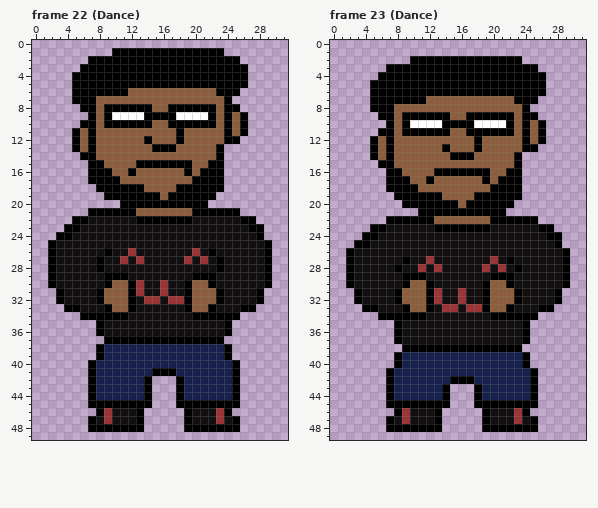
One commit to this pixel-art file: WIP/Eddy.aseprite. Above is the file before it was changed.
32x50 pixels, 24 frames. Colours within 5 levels of each other are drawn and written as one. Shown: frame 22 (Dance), frame 23 (Dance). The commit also changed other frames, which this record leaves out.
The same view after the edit:
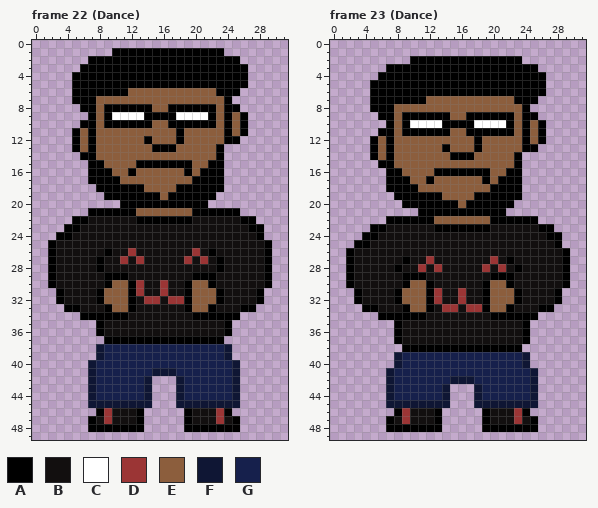
Palette (. is transparent): A #000000  B #120f0f  C #ffffff  D #9b3535  E #8c5e3d  F #0f1634  G #16204c
The edit:
--- frame 22 (Dance)
@@ x 0..31 @@
 37 .........AAAAAAAAAAAAAAA........
-38 ........AGGGGGGGGGGGGGGGA.......
-39 ........AGGGGGGGGGGGGGGGA.......
-40 .......AGGGGGGGGGGGGGGGGGA......
-41 .......AGGGGGGGAAAGGGGGGGA......
-42 .......AGGGGGGA...AGGGGGGA......
-43 .......AGGGGGGA...AGGGGGGA......
-44 .......AGGGGGGA...AGGGGGGA......
-45 .......AAAAAAAA...AAAAAAAA......
+38 ........FGGGGGGGGGGGGGGGF.......
+39 ........FGGGGGGGGGGGGGGGF.......
+40 .......FGGGGGGGGGGGGGGGGGF......
+41 .......FGGGGGGGFFFGGGGGGGF......
+42 .......FGGGGGGF...FGGGGGGF......
+43 .......FGGGGGGF...FGGGGGGF......
+44 .......FGGGGGGF...FGGGGGGF......
+45 .......FFFFFFFF...FFFFFFFF......
 46 ........ADBBBA.....ABBBDA.......
--- frame 23 (Dance)
@@ x 0..31 @@
 38 .........AAAAAAAAAAAAAAA........
-39 ........AGGGGGGGGGGGGGGGA.......
-40 ........AGGGGGGGGGGGGGGGA.......
-41 .......AGGGGGGGGGGGGGGGGGA......
-42 .......AGGGGGGGAAAGGGGGGGA......
-43 .......AGGGGGGA...AGGGGGGA......
-44 .......AGGGGGGA...AGGGGGGA......
-45 .......AAAAAAAA...AAAAAAAA......
+39 ........FGGGGGGGGGGGGGGGF.......
+40 ........FGGGGGGGGGGGGGGGF.......
+41 .......FGGGGGGGGGGGGGGGGGF......
+42 .......FGGGGGGGFFFGGGGGGGF......
+43 .......FGGGGGGF...FGGGGGGF......
+44 .......FGGGGGGF...FGGGGGGF......
+45 .......FFFFFFFF...FFFFFFFF......
 46 ........ADBBBA.....ABBBDA.......
Where, in picture pixels (left, top, right, bottom), the same in both pictures:
changed: (88, 344, 240, 408)
changed: (386, 352, 538, 408)
